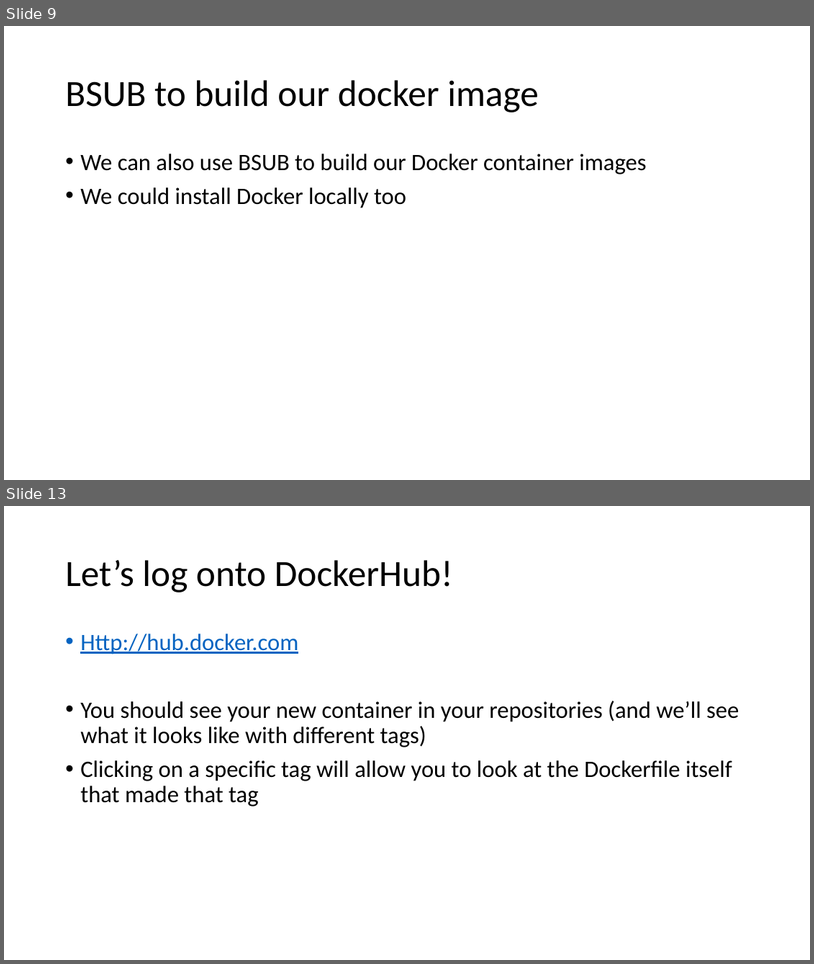
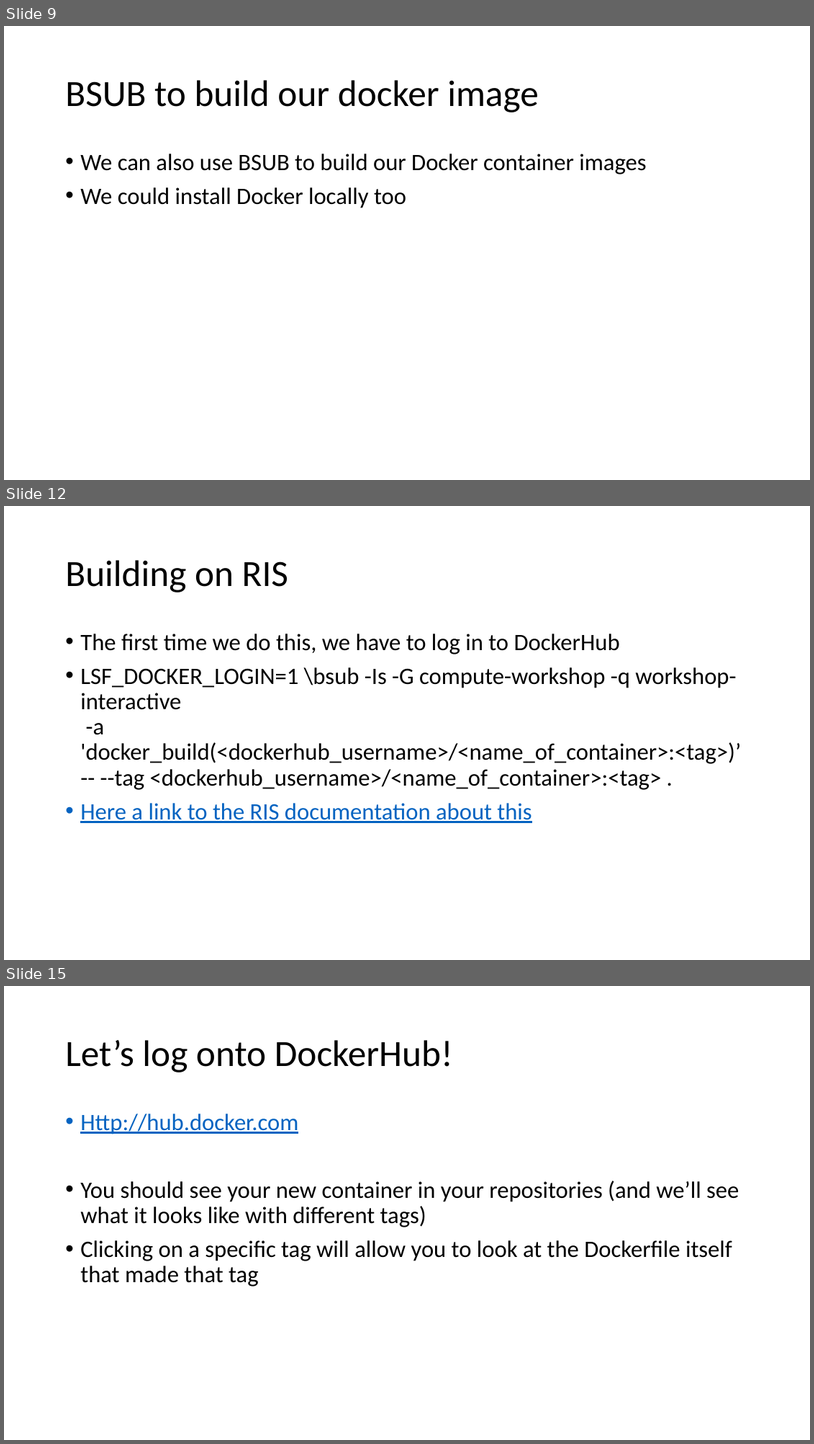
Before and after one commit to GregePorter/RIS-quickstart, a slide deck: slides/triads-ris-workshop-day-3.pptx. Shown one above the other, each under a label of ours: slides 9 and 13 before the commit, slides 9, 12 and 15 after it; the slides between them are not shown. The pictures are 814x964 and 814x1444 pixels, drawn with LibreOffice and Linux fonts; fonts in the diff are those of the drawing. Boxes give left, top, right and bottom in pixels: in the first picture for what was removed or moved away, otherwise in the second. Text is boxed around its words. In the diff, an @@ line names an element or a change of style, - is before the commit and + after.

```diff
--- a/slides/triads-ris-workshop-day-3.pptx
+++ b/slides/triads-ris-workshop-day-3.pptx
@@ slide 12 added at <box>4,506,810,960</box>, background #FFFFFF @@
@@ title added at <box>65,560,288,592</box>, 44 pt, text #000000 @@
+Building on RIS
@@ text added at <box>80,633,741,823</box>, 28 pt, text #000000 @@
+• The first time we do this, we have to log in to DockerHub
+• LSF_DOCKER_LOGIN=1 \bsub -Is -G compute-workshop -q workshop-interactive
+  -a 'docker_build(<dockerhub_username>/<name_of_container>:<tag>)’
+  -- --tag <dockerhub_username>/<name_of_container>:<tag> .
+• Here a link to the RIS documentation about this
@@ what was slide 13 is now slide 15 @@
```
Also in this commit, not shown: 4 slides changed, 1 other slide added, 2 other files.
